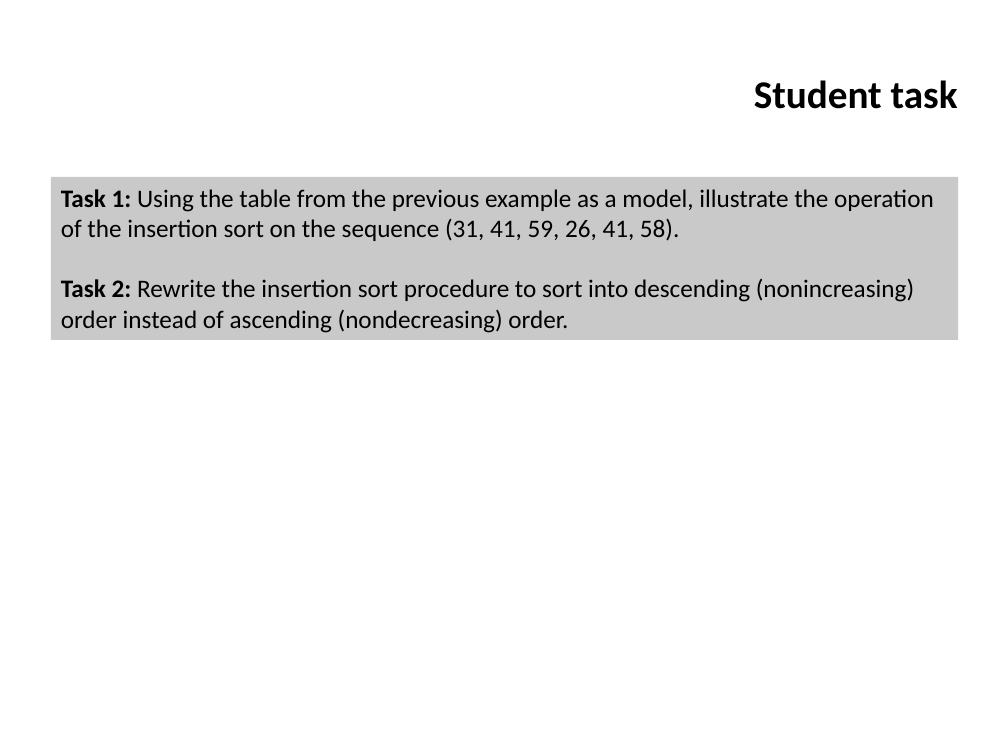
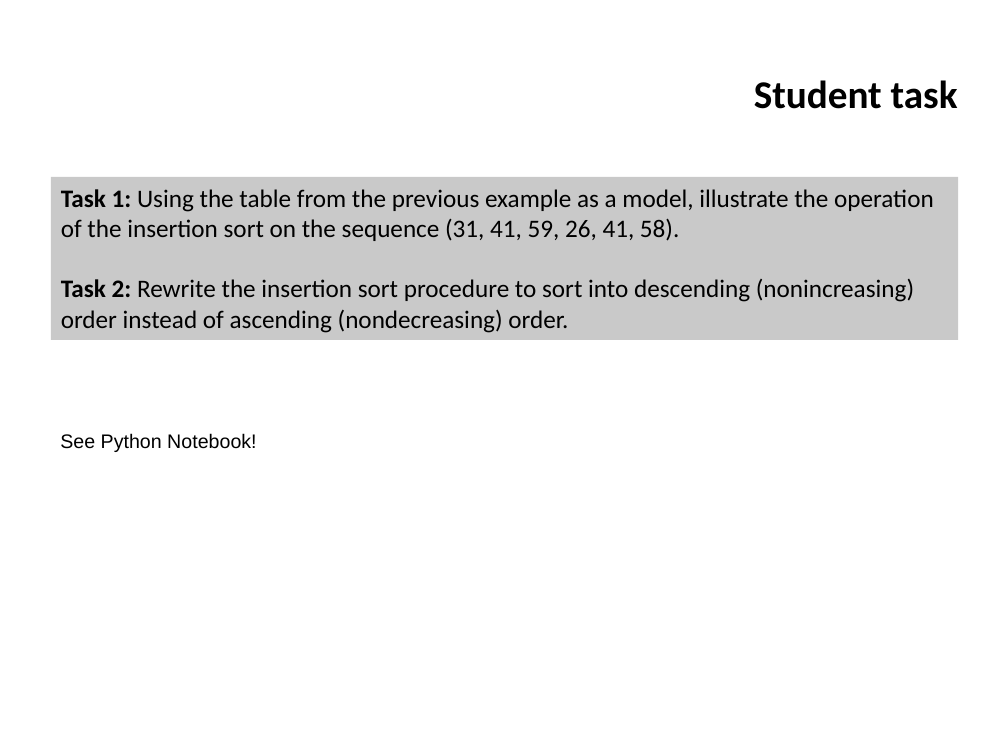
Before and after one commit to ifromm/fcsp, a slide deck: slide 18 of Slides/unit_10.pptx. Drawn at 1008x756 pixels with LibreOffice and Linux fonts; fonts in the diff are those of the drawing; background and template pictures are left out. Boxes give left, top, right and bottom in pixels: in the first picture for what was removed or moved away, otherwise in the second. Text is boxed around its words. In the diff, an @@ line names an element or a change of style, - is before the commit and + after.

```diff
--- a/Slides/unit_10.pptx
+++ b/Slides/unit_10.pptx
@@ text added at (60,433,256,452), 14 pt, text #000000 @@
+See Python Notebook!
```
Also in this commit, not shown: 2 other slides changed.
